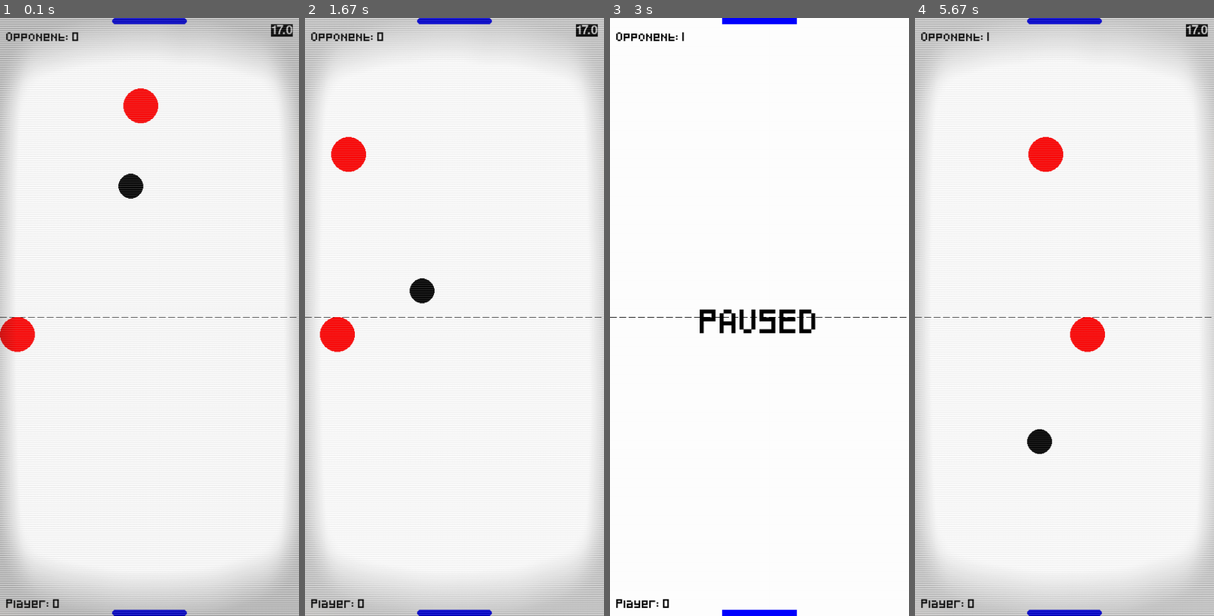
Above: before the commit, frames 1-4 (left to right).
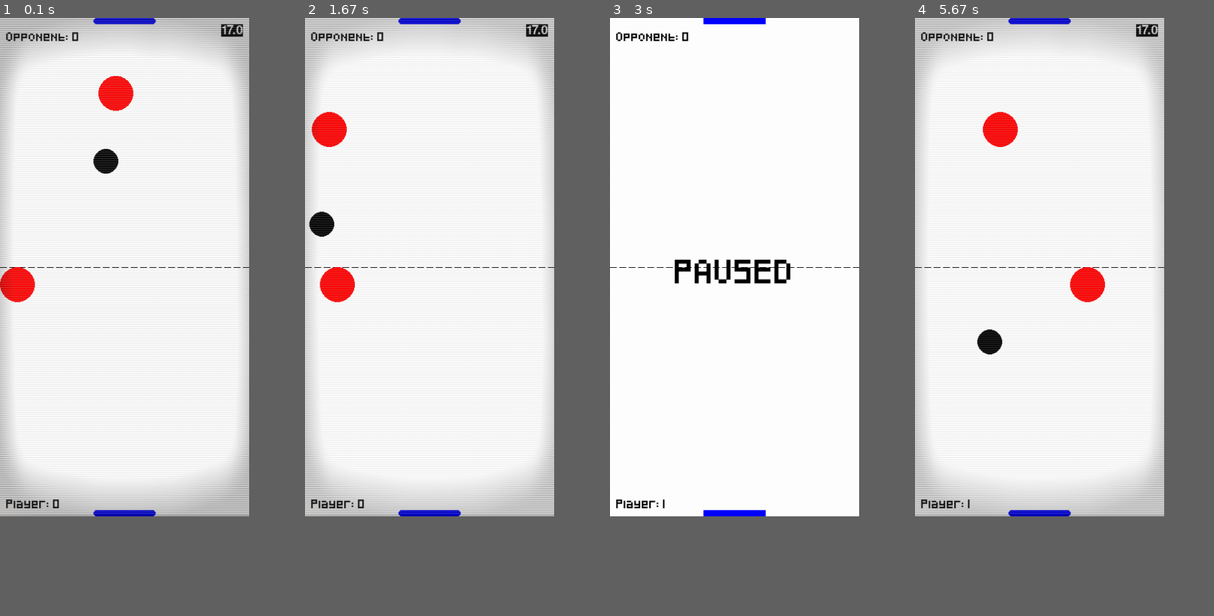
Above: after the commit, the same moments.

Repository: nintanuki/pygame-air-hockey
Game: pygame game, started from main.py
The game is run twice, just before and just after one commit, with the same random seed, the same clock (stepped at 60 frames per second) and the same inputs.
Inputs (mouse positions are in pixels of both pictures, inside the frame that each line leads up to):
- Up to frame 1 (0.1 s): no input
- Up to frame 2 (1.67 s): click (430, 269) at 0.38 s; click (337, 275) at 0.72 s; tap Enter at 1, 1.33 s
- Up to frame 3 (3 s): tap Enter at 1.67, 2, 2.83 s
- Up to frame 4 (5.67 s): tap Enter at 3.17 s; click (1070, 263) at 5.22 s; click (1088, 155) at 5.55 s
In our replay, the window is 450x900 before the commit and 375x750 after it. These sizes can differ from the game's own. Grey fills any space a smaller window leaves; there, only what the larger window draws over its background counts as a difference.

The runs differ from the first frame. In frame 1, 20% of the frame differs, in the area x 0-100%, y 0-100%; in frame 2, 18%; in frame 3, 2.9%; in frame 4, 18%.

Commit message:
Decrease screen size

Diff:
--- a/settings.py
+++ b/settings.py
@@ -2,8 +2,8 @@
 
 # Constants
 BLOCK_SIZE = 8  # Smallest unit of the grid
-SCREEN_WIDTH = 60 * BLOCK_SIZE
-SCREEN_HEIGHT = 120 * BLOCK_SIZE
+SCREEN_WIDTH = 50 * BLOCK_SIZE
+SCREEN_HEIGHT = 100 * BLOCK_SIZE
 
 PLAYER_SPEED = 7
 OPPONENT_SPEED = 7
